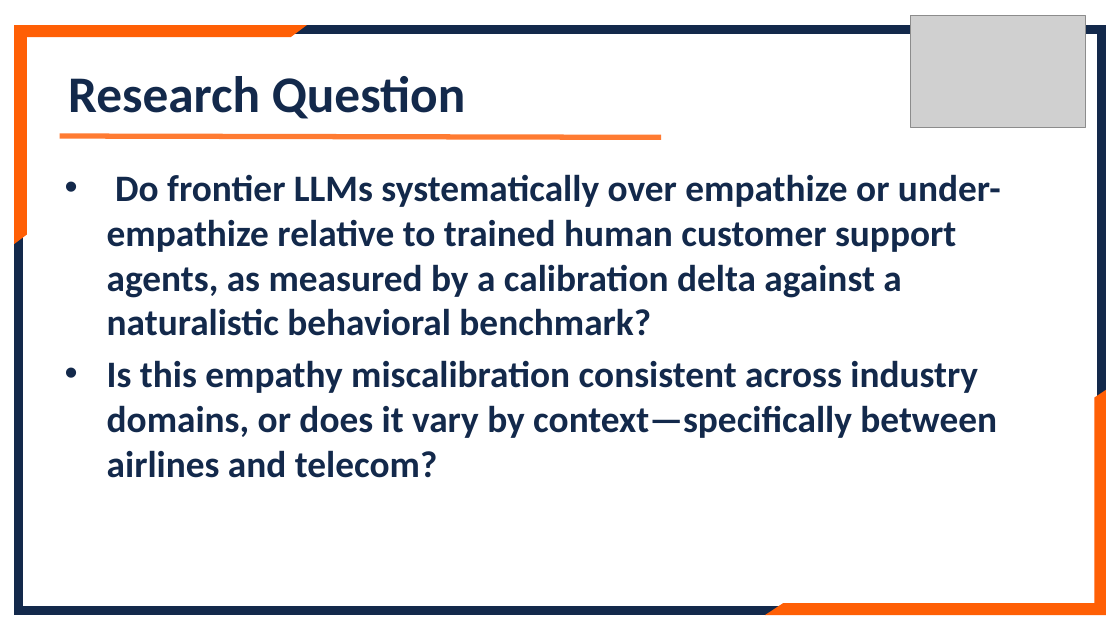
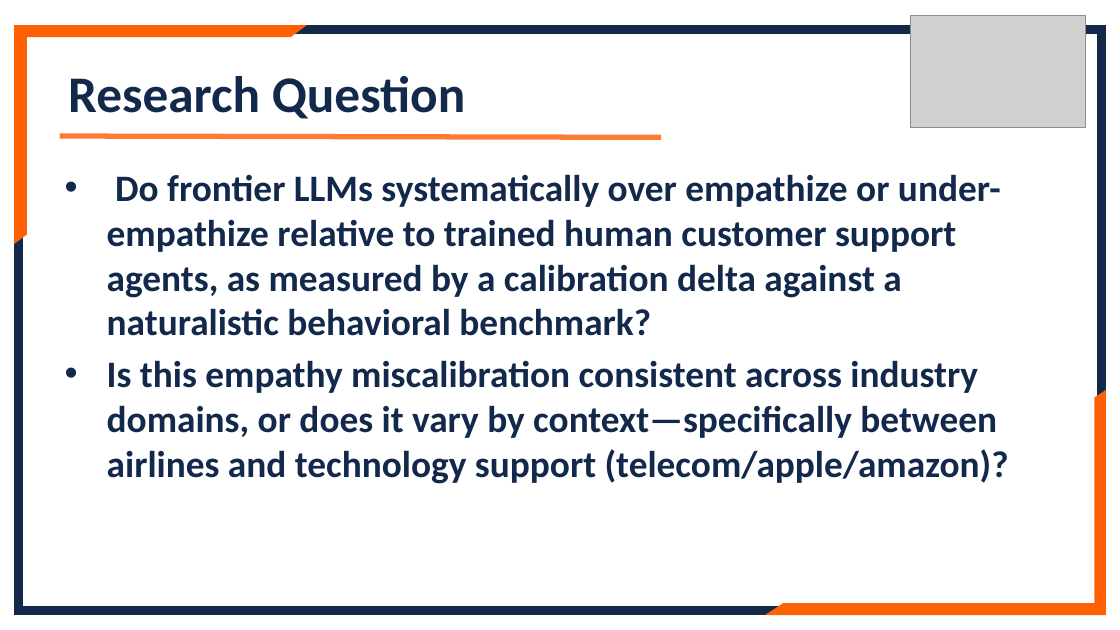
Before and after one commit to lennylin1998/ecs-llm, a slide deck: slide 4 of src/Files/Final_ppt.pptx. Drawn at 1120x630 pixels with LibreOffice and Linux fonts; fonts in the diff are those of the drawing; grey boxes stand for pictures. Boxes give left, top, right and bottom in pixels: in the first picture for what was removed or moved away, otherwise in the second. Text is boxed around its words. In the diff, an @@ line names an element or a change of style, - is before the commit and + after.

```diff
--- a/src/Files/Final_ppt.pptx
+++ b/src/Files/Final_ppt.pptx
@@ text at [107, 360, 1009, 484]: text changed @@
-• Is this empathy miscalibration consistent across industry domains, or does it vary by context—specifically between airlines and telecom?
+• Is this empathy miscalibration consistent across industry domains, or does it vary by context—specifically between airlines and technology support (telecom/apple/amazon)?
```
Also in this commit, not shown: 4 other slides changed, 6 slides added, 2 slides removed, 5 other files.
